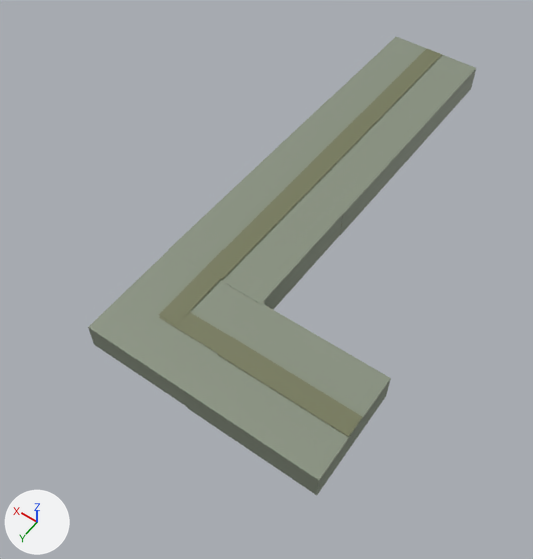
The COLLADA model sim/unreal_meshes/RoadSegmentCurve.dae: old version first, new version second.
Camera for both pictures: a 50 mm camera at (-17.1, 27.3, 33.1) aimed at (-1.1, 4.8, -2.2). Arrows for +X, +Y and +Z are at lower left; the lights stay in place.

The older version as bpy lines, for what is in view:
```python
ob_cube = bpy.data.objects.new('Cube', me_cube_005)
ob_cube.location = (-0.07, 11.51, 0.17)
ob_cube.scale = (3.31, 3.35, 0.83)
ob_cube_001 = bpy.data.objects.new('Cube_001', me_cube_007)
ob_cube_001.location = (-1.46, 11.62, 0.96)
ob_cube_001.rotation_euler = (0.0, 0.0, 1.581)  # degrees (0, 0, 91)
ob_cube_001.scale = (0.6, 2.07, 0.085)
ob_cube_003 = bpy.data.objects.new('Cube_003', me_cube_003)
ob_cube_003.location = (-0.05, -0.01, 1.01)
ob_cube_003.rotation_euler = (-1.569, -0.00476, 3.129)  # degrees (-90, -0.3, 179)
ob_cube_003.scale = (0.633, 0.0905, 8.28)
ob_cube_003_001 = bpy.data.objects.new('Cube_003_001', me_cube_008)
ob_cube_003_001.location = (-0.18, -8.52, 1.0)
ob_cube_003_001.rotation_euler = (-1.569, -0.00476, 3.129)  # degrees (-90, -0.3, 179)
ob_cube_003_001.scale = (0.633, 0.0905, 8.69)
ob_cube_003_002 = bpy.data.objects.new('Cube_003_002', me_cube_006)
ob_cube_003_002.location = (-7.25, 11.65, 1.01)
ob_cube_003_002.rotation_euler = (-1.569, -0.00477, -1.573)  # degrees (-90, -0.3, -90)
ob_cube_003_002.scale = (0.633, 0.0905, 3.92)
# also in view: 'Cube_002' at (0.1, 9.3, 1.0)
```
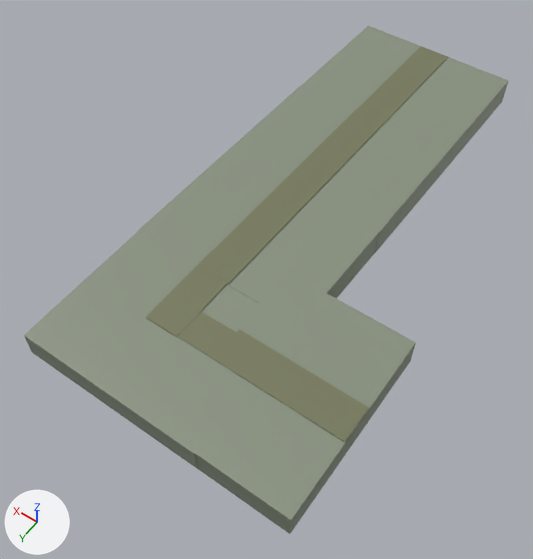
Location of each change, (x1, y1, x2, y2) in pixels of the pictures (533 x 559 px):
'Cube_003', rescaled
    before: (169, 98, 414, 310)
    after: (137, 86, 448, 304)
'Cube_003_002', moved, rescaled (27% wider, 36% taller)
    before: (185, 304, 391, 495)
    after: (155, 273, 416, 534)
'Cube', rescaled
    before: (88, 248, 265, 407)
    after: (24, 207, 261, 468)
'Cube_003_001', rescaled (22% wider, 15% taller)
    before: (306, 37, 476, 235)
    after: (301, 26, 508, 253)

The change, as a diff of the scene's bpy script:
```diff
--- a/sim/unreal_meshes/RoadSegmentCurve.dae.py
+++ b/sim/unreal_meshes/RoadSegmentCurve.dae.py
@@ ob_cube_003_001 @@
 ob_cube_003_001.rotation_euler = (-1.569, -0.00476, 3.129)  # degrees (-90, -0.3, 179)
-ob_cube_003_001.scale = (0.633, 0.0905, 8.69)
+ob_cube_003_001.scale = (1.1, 0.0905, 8.69)
@@ ob_cube_003_002 @@
 ob_cube_003_002 = bpy.data.objects.new('Cube_003_002', me_cube_006)
-ob_cube_003_002.location = (-7.25, 11.65, 1.01)
+ob_cube_003_002.location = (-7.25, 11.51, 1.01)
 ob_cube_003_002.rotation_euler = (-1.569, -0.00477, -1.573)  # degrees (-90, -0.3, -90)
-ob_cube_003_002.scale = (0.633, 0.0905, 3.92)
+ob_cube_003_002.scale = (1.1, 0.0905, 3.92)
@@ ob_cube_003 @@
 ob_cube_003.rotation_euler = (-1.569, -0.00476, 3.129)  # degrees (-90, -0.3, 179)
-ob_cube_003.scale = (0.633, 0.0905, 8.28)
+ob_cube_003.scale = (1.1, 0.0905, 8.28)
@@ ob_cube @@
 ob_cube.location = (-0.07, 11.51, 0.17)
-ob_cube.scale = (3.31, 3.35, 0.83)
+ob_cube.scale = (5.67, 5.66, 0.83)
```
